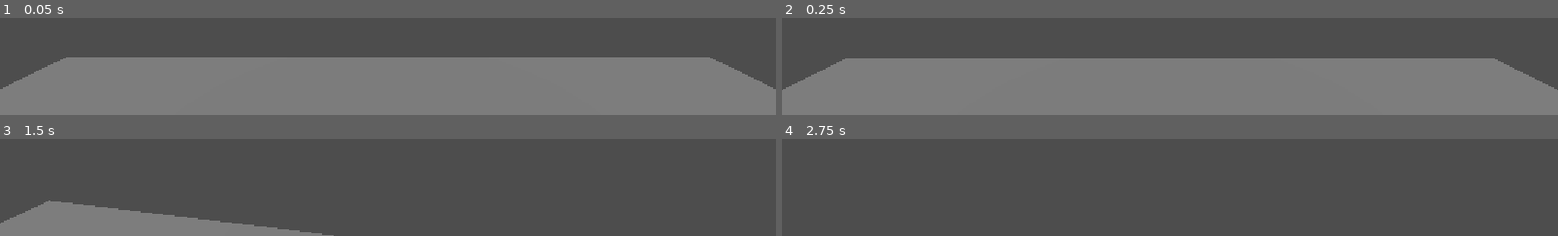
Above: before the commit, frames 1-4 (two rows, left to right).
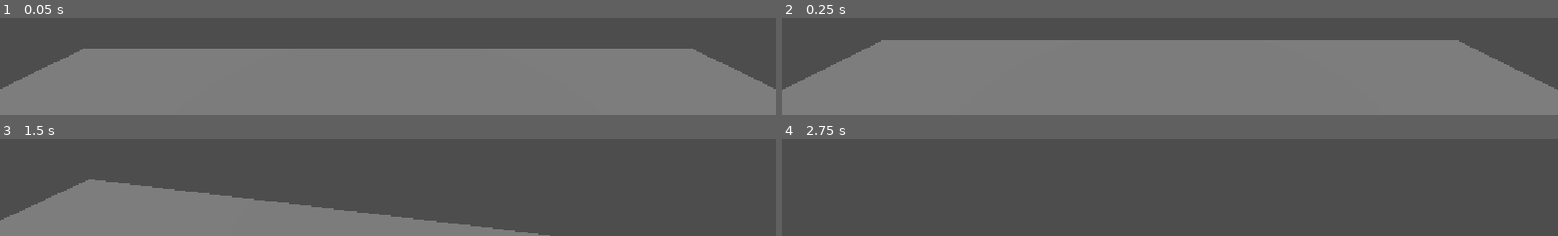
Above: after the commit, the same moments.

Repository: santiagotafur2026/ultimo-turno
Game: Godot game, scene res://main.tscn
Two runs of this game, one before a commit and one after it. Both use one fixed random seed, a clock stepped at 60 frames per second and the inputs below.
Inputs (mouse positions are in pixels of both pictures, inside the frame that each line leads up to):
- Up to frame 1 (0.05 s): no input
- Up to frame 2 (0.25 s): no input
- Up to frame 3 (1.5 s): tap Enter at 0.5 s; move the mouse to (outside the picture) at 0.52 s; hold Shift (correr) 0.53-1.28 s; hold W (move_up) from 0.53 s (still down); move the mouse to (outside the picture) at 1.27 s; tap Shift (correr) at 1.35 s
- Up to frame 4 (2.75 s): keep holding W (move_up); move the mouse to (outside the picture) at 2.02 s; hold Shift (correr) from 2.03 s (still down)

The runs differ from the first frame. In frame 1, 7.2% of the frame differs, in the area x 8-92%, y 31-41%; in frame 2, 15%, in the area x 8-92%, y 22-42%; in frame 3, 13%; in frame 4, nothing differs.

Commit message:
actualizar camera_primera
EFECTO DE ZOOM

Diff:
--- a/camara_primera.gd
+++ b/camara_primera.gd
@@ -3,6 +3,9 @@
 @export var objetivo: Node3D
 @export var altura_ojos = 1.6
 @export var sensibilidad = 0.003
+@export var fov_normal = 75.0
+@export var fov_apuntando = 50.0
+@export var rapidez_zoom = 10.0
 
 func _ready():
 	top_level = true
@@ -15,9 +18,17 @@
 		Input.mouse_mode = Input.MOUSE_MODE_VISIBLE
 	var capturado = Input.mouse_mode == Input.MOUSE_MODE_CAPTURED
 	if evento is InputEventMouseMotion and capturado:
-		rotation.y -= evento.relative.x * sensibilidad
-		rotation.x -= evento.relative.y * sensibilidad
-		rotation.x = clamp(rotation.x, deg_to_rad(-80), deg_to_rad(80))
+
+		var s = sensibilidad * fov / fov_normal # apuntando, más lento
+		rotation.y -= evento.relative.x * s
+		rotation.x -= evento.relative.y * s
+
+
 
 func _physics_process(delta):
 	global_position = objetivo.global_position + Vector3(0, altura_ojos, 0)
+	var apunta = Input.is_action_pressed("apuntar")
+	var meta = fov_apuntando if apunta else fov_normal
+	fov = lerp(fov, meta, rapidez_zoom * delta)
+	if apunta and fov > 50.2:
+		print("fov ", snappedf(fov, 0.01))
